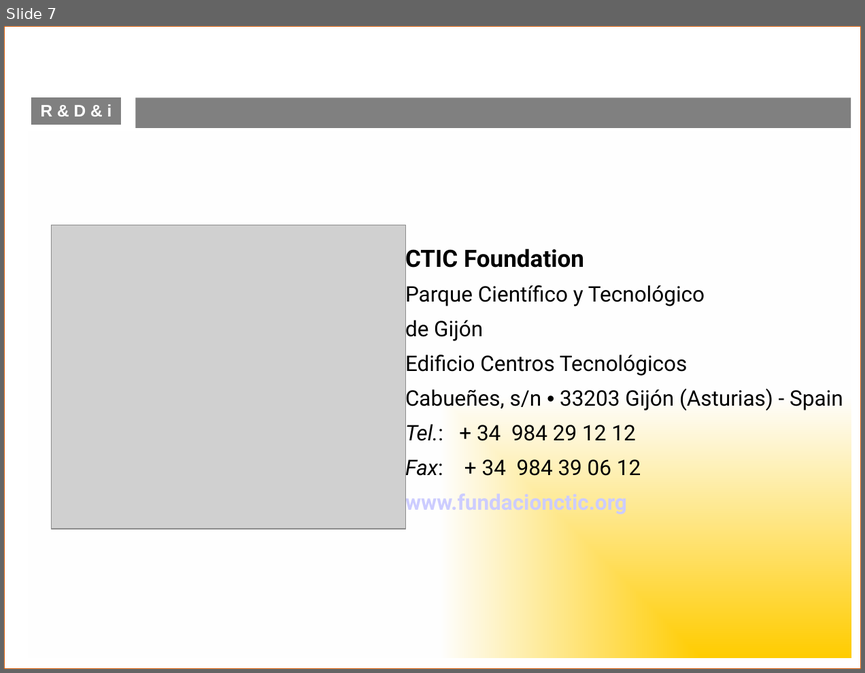
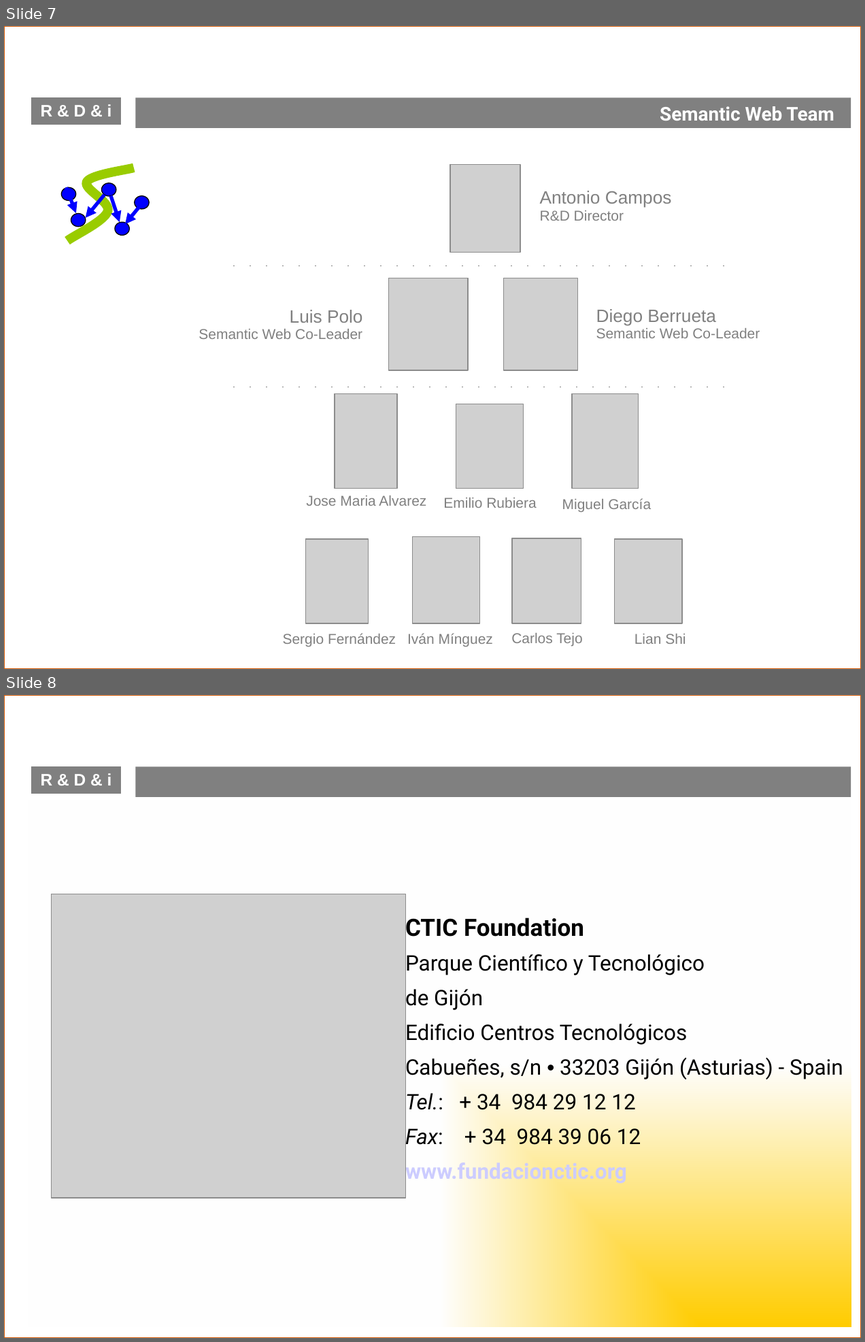
Before and after one commit to BackupTheBerlios/swaml-svn, a slide deck: trunk/doc/talks/deri-galway/swaml.odp. Shown one above the other, each under a label of ours: slide 7 before the commit, slides 7 and 8 after it. The pictures are 865x673 and 865x1342 pixels, drawn with LibreOffice and Linux fonts; fonts in the diff are those of the drawing; grey boxes stand for pictures; background and template pictures are left out. Boxes give left, top, right and bottom in pixels: in the first picture for what was removed or moved away, otherwise in the second. Text is boxed around its words. In the diff, an @@ line names an element or a change of style, - is before the commit and + after.

Commit message:
added a new slide with ctic's semantic web team

```diff
--- a/trunk/doc/talks/deri-galway/swaml.odp
+++ b/trunk/doc/talks/deri-galway/swaml.odp
@@ slide 7 added at box(4, 26, 861, 669), background #FFFFFF; not listed: 3 template elements that a slide beside it also shows @@
@@ text added at box(660, 106, 834, 121), 16 pt, text #FFFFFF, bold @@
+Semantic Web Team
@@ picture added at box(450, 164, 521, 251) @@
@@ group added at box(61, 167, 149, 240): 5 ellipses, 4 arrows, 1 freeform shape @@
@@ text added at box(540, 191, 672, 220), 15 pt, text #808080 @@
+Antonio Campos
+R&D Director
@@ line added from (234, 266) to (739, 266), #808080 0 pt @@
@@ picture added at box(389, 278, 468, 369) @@
@@ picture added at box(504, 278, 578, 369) @@
@@ text added at box(198, 310, 362, 339), 12 pt, text #808080 @@
+Luis Polo
+Semantic Web Co-Leader
@@ text added at box(596, 309, 759, 338), 12 pt, text #808080 @@
+Diego Berrueta
+Semantic Web Co-Leader
@@ line added from (234, 386) to (739, 386), #808080 0 pt @@
@@ picture added at box(334, 394, 397, 488) @@
@@ picture added at box(456, 404, 524, 488) @@
@@ picture added at box(572, 394, 638, 488) @@
@@ text added at box(306, 495, 426, 505), 12 pt, text #808080 @@
+Jose Maria Alvarez
@@ text added at box(443, 497, 536, 507), 12 pt, text #808080 @@
+Emilio Rubiera
@@ text added at box(562, 498, 651, 512), 12 pt, text #808080 @@
+Miguel García
@@ picture added at box(306, 538, 368, 622) @@
@@ picture added at box(412, 537, 479, 623) @@
@@ picture added at box(512, 538, 581, 623) @@
@@ picture added at box(615, 538, 683, 622) @@
@@ text added at box(283, 633, 396, 647), 12 pt, text #808080 @@
+Sergio Fernández
@@ text added at box(407, 633, 493, 647), 12 pt, text #808080 @@
+Iván Mínguez
@@ text added at box(511, 633, 582, 646), 12 pt, text #808080 @@
+Carlos Tejo
@@ text added at box(634, 633, 685, 643), 12 pt, text #808080 @@
+Lian Shi
@@ what was slide 7 is now slide 8 @@
```
Also in this commit, not shown: 1 slide changed.
